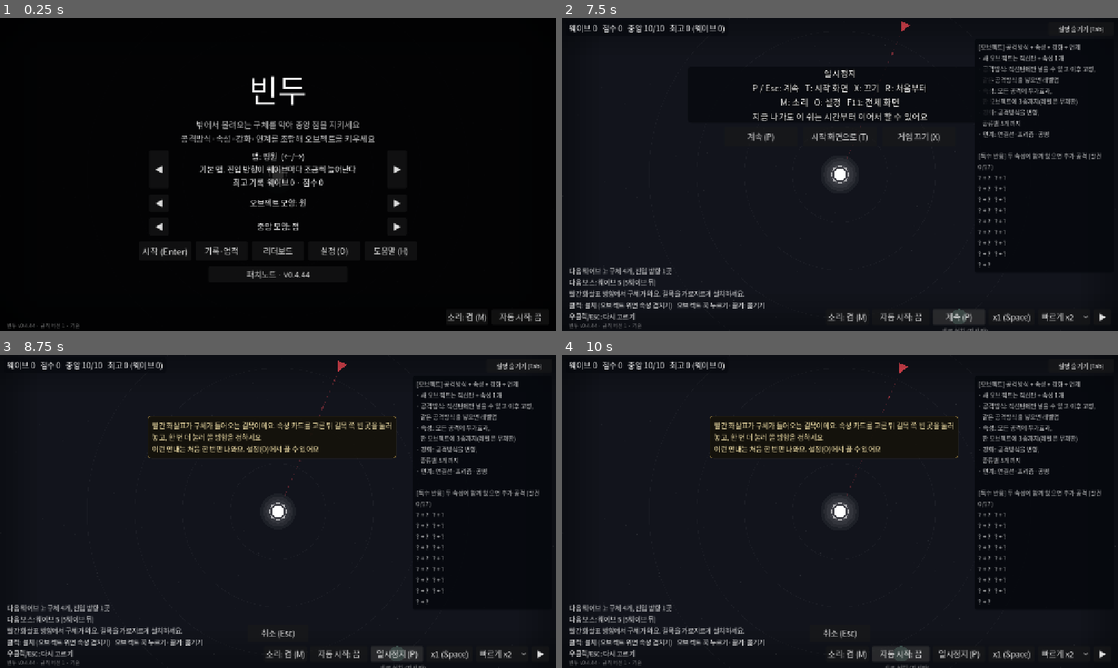
Above: before the commit, frames 1-4 (two rows, left to right).
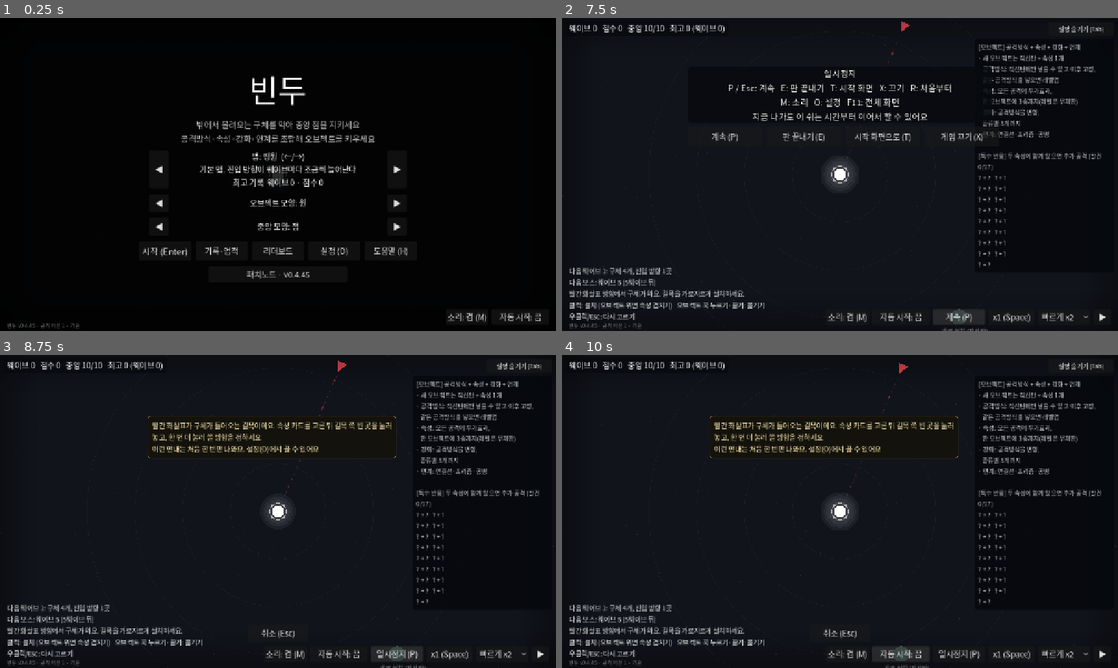
Above: after the commit, the same moments.

Repository: lenope1214/Bindu
Game: Godot game, scene res://main.tscn
The game is run twice, just before and just after one commit, with the same random seed, the same clock (stepped at 60 frames per second) and the same inputs.
Inputs:
- Up to frame 1 (0.25 s): no input
- Up to frame 2 (7.5 s): click "자동 시작: 끔" at 0.5 s; click "자동 시작: 켬" at 1.25 s; click "자동 시작: 끔" at 2 s; click "자동 시작: 켬" at 2.75 s; click "시작 (Enter)" at 3.5 s; click "[1] 속성: 바람 부가: 중앙 반대쪽으로 밀어내기 …" at 4.25 s; click "설명 숨기기 (Tab)" at 5 s; click "설명 보기 (Tab)" at 5.75 s; click "◀ 설정" at 6.5 s; click "일시정지 (P)" at 7.25 s
- Up to frame 3 (8.75 s): click "계속 (P)" at 8 s
- Up to frame 4 (10 s): click "자동 시작: 끔" at 8.75 s; click "자동 시작: 켬" at 9.5 s

The runs differ from the first frame. In frame 1, less than 0.1% of the frame differs, in the area x 5-56%, y 81-99%; in frame 2, 1.3%, in the area x 5-79%, y 20-99%; in frame 3, less than 0.1%; in frame 4, less than 0.1%.

Commit message:
v0.4.45: 판 끝내기 - 일시정지에서 지금 점수로 게임 오버(기록·리더보드 전송)
Co-Authored-By: Claude Opus 5.5 <noreply@anthropic.com>
Claude-Session: https://claude.ai/code/session_012rhiBhpSz29tmuZ3jPh4Ex

Diff:
--- a/project.godot
+++ b/project.godot
@@ -15,7 +15,7 @@
 [application]
 
 config/name="Bindu"
-config/version="0.4.44"
+config/version="0.4.45"
 run/main_scene="res://main.tscn"
 config/features=PackedStringArray("4.7")
 config/icon="res://icon.svg"
--- a/scripts/main.gd
+++ b/scripts/main.gd
@@ -122,6 +122,8 @@
 var legend_btn: Button
 var aim_start_ms := 0
 var restart_armed := 0.0  # 일시정지 중 R 두 번이면 처음부터
+var end_armed := 0.0  # 일시정지 중 판 끝내기 두 번이면 지금 점수로 게임 오버
+var ended := false  # 스스로 끝낸 판 (게임 오버 글 제목만 다름)
 var over_ms := 0  # 게임 오버 시각: 직후 클릭이 결과를 못 보고 넘기지 않게
 var countdown := -1.0  # 자동 시작까지 남은 시간
 # 특성: 5웨이브마다 고르는 전역 강화
@@ -524,7 +526,7 @@
 	pause_box.size = Vector2(700, 44)
 	pause_box.alignment = BoxContainer.ALIGNMENT_CENTER
 	pause_box.add_theme_constant_override("separation", 12)
-	var pspecs := [["계속 (P)", _toggle_pause], ["시작 화면으로 (T)", _leave.bind(false)]]
+	var pspecs := [["계속 (P)", _toggle_pause], ["판 끝내기 (E)", _end_run], ["시작 화면으로 (T)", _leave.bind(false)]]
 	if OS.has_feature("pc"):
 		pspecs.append(["게임 끄기 (X)", _leave.bind(true)])  # 모바일은 운영체제가 앱을 닫는다
 	for spec in pspecs:
@@ -740,6 +742,7 @@
 		"Space: 웨이브 시작(자동 시작 끔일 때) / 웨이브 중 빠르게 켜기·끄기 (배율은 오른쪽 아래에서 x2~x8)",
 		"P / Esc: 일시정지(시작 화면으로·끄기)   M: 소리   O: 설정   Tab: 설명 보기·숨기기   H: 도움말   F11: 전체 화면",
 		"R: 다시 시작 (게임 오버 뒤, 또는 일시정지 중 두 번)",
+		"E: 판 끝내기 (일시정지 중 두 번) — 지금 점수로 게임 오버, 기록·온라인 순위에 올라감",
 		"쉬는 시간마다 자동 저장: 게임을 꺼도 시작 화면의 이어하기(Enter)로 그 쉬는 시간부터 (새로 시작은 N 두 번)",
 		"첫 판은 카드가 단계별로 열려요 (공격방식 3·강화 4·연계 6웨이브)",
 		"처음 생기는 일엔 위쪽에 한 줄 안내 (설정에서 끄기·처음부터 다시 보기)",
@@ -1602,7 +1605,7 @@
 	if top and total > 0.0 and towers.get_child_count() > 1:
 		mvp = "\n최다 피해: %s (%d%%)" % [top.title(), roundi((top.run_dealt + top.dealt) / total * 100.0)]
 	var md := "" if Modes.on.is_empty() else "\n모드: %s · 점수 x%.2f%s" % [Modes.names(), Modes.mul(), "\n쉽게 모드: 최고 기록 따로, 리더보드 제외" if Modes.easy() else ""]
-	over_label.text = "게임 오버 (%s · %s)\n웨이브 %d · 점수 %s%s%s\n처치 %s · 최고 콤보 %d · 오브젝트 %d개%s%s\nR 또는 클릭: 다시 시작   Esc: 메뉴" % [Meta.map_name(Meta.map_id), Rules.NAMES[ …(152 unchanged characters)…
+	over_label.text = "%s (%s · %s)\n웨이브 %d · 점수 %s%s%s\n처치 %s · 최고 콤보 %d · 오브젝트 %d개%s%s\nR 또는 클릭: 다시 시작   Esc: 메뉴" % ["판 끝냄" if ended else "게임 오버", Meta.map_name(Meta.map_id), Rules.NAMES[ …(152 unchanged characters)…
 	over_label.visible = true
 	_submit_run()
 	sfx.play("over", 0.0)
@@ -1680,6 +1683,8 @@
 			else:
 				restart_armed = 2.0
 				paused_label.text = _pause_text() + "\nR을 한 번 더 누르면 처음부터"
+		elif event.keycode == KEY_E and get_tree().paused:
+			_end_run()
 		elif event.keycode == KEY_T and get_tree().paused:
 			_leave(false)
 		elif event.keycode == KEY_X and get_tree().paused and OS.has_feature("pc"):
@@ -3167,15 +3172,32 @@
 	pause_box.visible = get_tree().paused
 	paused_label.text = _pause_text()
 	restart_armed = 0.0
+	end_armed = 0.0
 	pause_btn.text = "계속 (P)" if get_tree().paused else "일시정지 (P)"
 
 
 ## 일시정지 글: 지금 나가면 어디서부터 이어지는지도 알려 준다.
 func _pause_text() -> String:
-	var keys := "일시정지\nP / Esc: 계속   T: 시작 화면%s   R: 처음부터\nM: 소리   O: 설정   F11: 전체 화면" % ("   X: 끄기" if OS.has_feature("pc") else "")
+	var keys := "일시정지\nP / Esc: 계속   E: 판 끝내기   T: 시작 화면%s   R: 처음부터\nM: 소리   O: 설정   F11: 전체 화면" % ("   X: 끄기" if OS.has_feature("pc") else "")
 	if phase == Phase.WAVE:
 		return keys + "\n지금 나가면 웨이브 %d 앞 쉬는 시간부터 이어집니다" % wave
 	return keys + "\n지금 나가도 이 쉬는 시간부터 이어서 할 수 있어요"
+
+
+## 일시정지에서 판 끝내기: 두 번 누르면 지금 점수로 게임 오버 (기록 저장·온라인 전송은 보통 게임 오버와 같다).
+## 실수로 누르지 않게 처음 누르면 안내만 한다.
+func _end_run() -> void:
+	if end_armed <= 0.0:
+		end_armed = 3.0
+		paused_label.text = _pause_text() + "\n판 끝내기를 한 번 더 누르면 지금 점수 %s로 끝냅니다 (기록·순위에 올라가요)" % num(score)
+		return
+	end_armed = 0.0
+	get_tree().paused = false
+	paused_label.visible = false
+	pause_box.visible = false
+	pause_btn.text = "일시정지 (P)"
+	ended = true
+	_game_over()
 
 
 ## 일시정지에서 시작 화면으로 가거나 게임을 끈다. 쉬는 시간이면 지금 상태를 저장하고,
@@ -3528,6 +3550,7 @@
 	hide_btn.offset_top = hy
 	hide_btn.offset_bottom = hy + 32.0
 	restart_armed = maxf(restart_armed - delta, 0.0)
+	end_armed = maxf(end_armed - delta, 0.0)
 	if not get_tree().paused and not title_label.visible and phase != Phase.GAMEOVER:
 		run_real += delta
 	if get_tree().paused:
--- a/scripts/patch_notes_data.gd
+++ b/scripts/patch_notes_data.gd
@@ -265,4 +265,8 @@
 "lines": ["- 첫 판을 끝내면 시작 화면에 [모드] 줄이 생깁니다. 난이도를 바꾸는 대신 점수 배율이 달라지는 선택이에요. 여러 개를 켜면 배율을 곱하고(x0.2~x2.5), 고른 모드는 다음 판에도 남습 …(818 unchanged characters)…
 "title": "모드 (시험)",
 "v": "0.4.44"
+}, {
+"lines": ["- 일시정지 창에 [판 끝내기 (E)] 버튼이 생겼어요. 한 번 더 누르면 지금 점수로 판을 끝냅니다 (실수로 누르지 않게 두 번)", "- 끝낸 판은 보통 게임 오버와 똑같이 최고 기록·업적·통계에 들어가고 온라인 리더보드에도 올라가요. 게임 오버 글 제목만 \"판 끝냄\"으로 보입니다", "- 끝내면 이어하기 저장은 지워지고, R이나 클릭으로 바로 새 판을 시작할 수 있어요"],
+"title": "판 끝내기",
+"v": "0.4.45"
 }]
--- a/tools/fuzz.gd
+++ b/tools/fuzz.gd
@@ -4,7 +4,7 @@
 var f := 0
 var n := 6000
 var held := false
-var keys := [KEY_1, KEY_2, KEY_3, KEY_Q, KEY_V, KEY_SPACE, KEY_ESCAPE, KEY_TAB, KEY_H, KEY_P, KEY_R, KEY_ENTER, KEY_UP, KEY_DOWN, KEY_LEFT, KEY_RIGHT, KEY_O, KEY_M, KEY_SHIFT]
+var keys := [KEY_1, KEY_2, KEY_3, KEY_Q, KEY_V, KEY_SPACE, KEY_ESCAPE, KEY_TAB, KEY_H, KEY_P, KEY_E, KEY_R, KEY_ENTER, KEY_UP, KEY_DOWN, KEY_LEFT, KEY_RIGHT, KEY_O, KEY_M, KEY_SHIFT]
 func _initialize():
 	var a := OS.get_cmdline_user_args()
 	seed(int(a[0]) if a.size() > 0 else 1)
Not shown, changed: CHANGELOG.md
